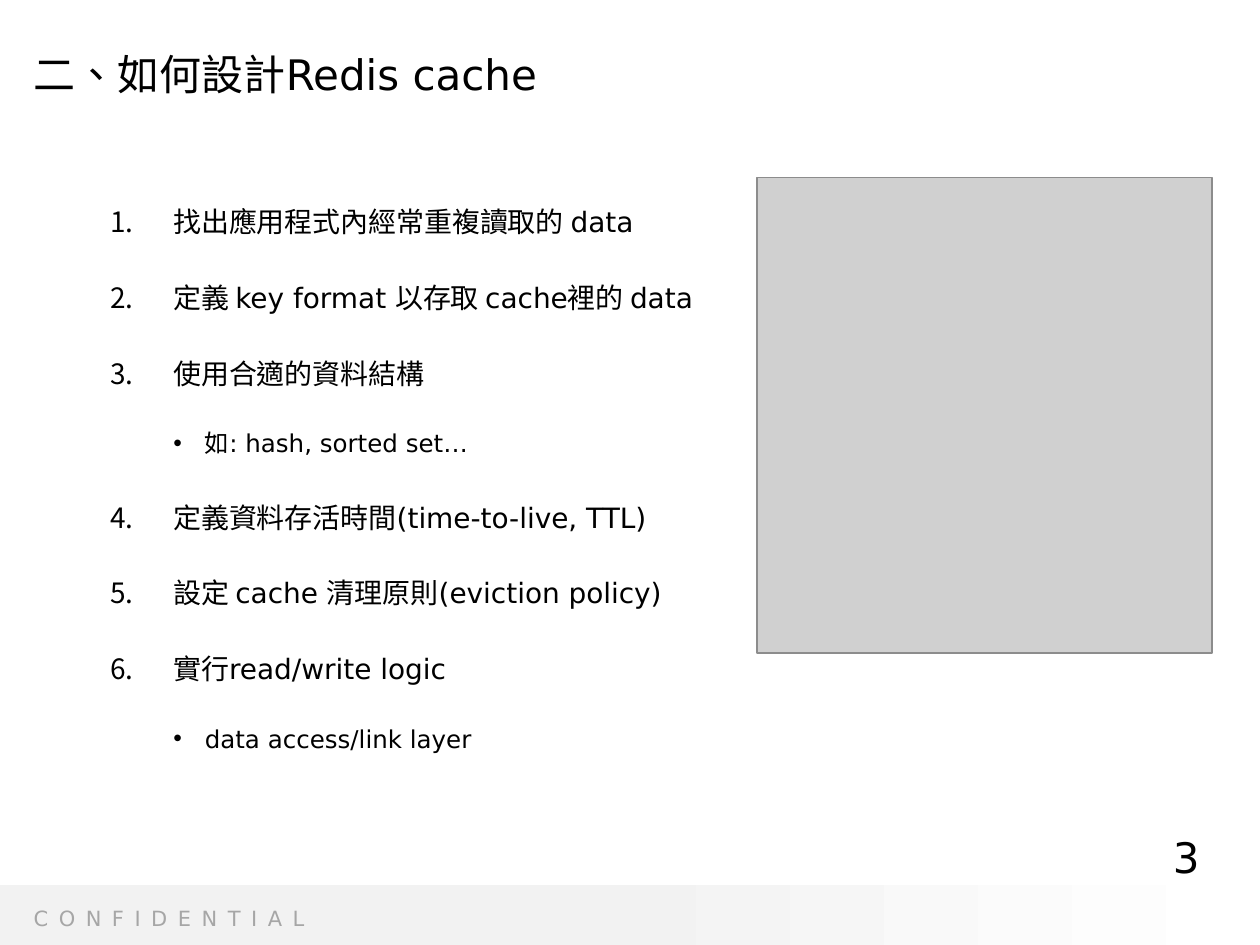
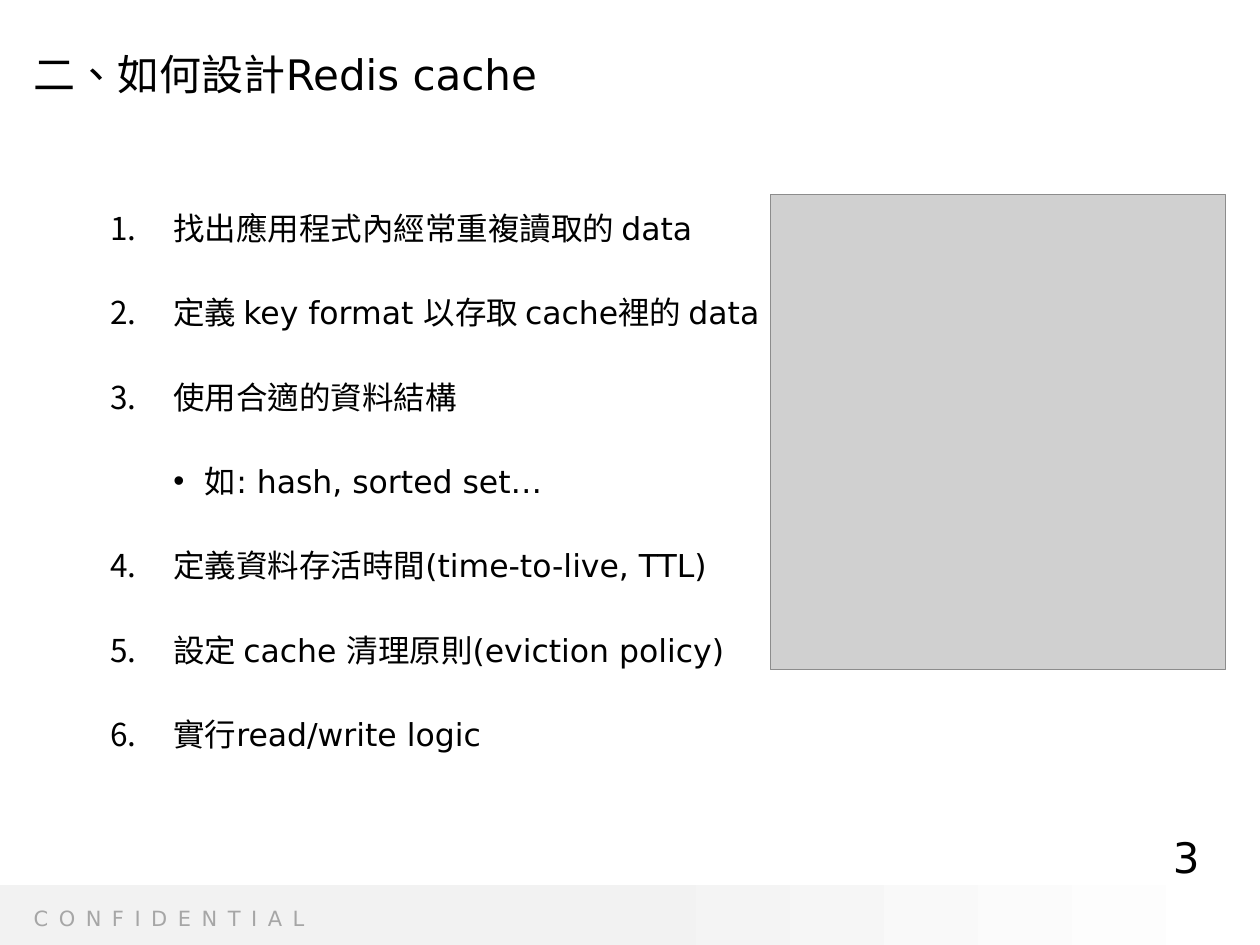
Before and after one commit to Radigogogo/redis, a slide deck: slide 10 of D69 Tech Sharing - Redis_v.2.pptx. Drawn at 1260x945 pixels with LibreOffice and Linux fonts; fonts in the diff are those of the drawing; grey boxes stand for pictures; background and template pictures are left out. Boxes give left, top, right and bottom in pixels: in the first picture for what was removed or moved away, otherwise in the second. Text is boxed around its words. In the diff, an @@ line names an element or a change of style, - is before the commit and + after.

```diff
--- a/D69 Tech Sharing - Redis_v.2.pptx
+++ b/D69 Tech Sharing - Redis_v.2.pptx
@@ text "找出應用程式內經常重複讀取的 data" at (173, 213, 759, 753): size 16 to 18 pt in "找出應用程式內經常重複讀取的 data", "定義 key format 以存取 cache裡的 data", "使用合適的資料結構", "定義資料存活時間(time-to-live, TTL)" and 2 more places; size 14 to 18 pt in "如: hash, sorted set…" @@
@@ picture: place and size @@
-picture at (757, 178, 1212, 653)
+picture at (770, 195, 1225, 670)
@@ text at (205, 729, 472, 753): paragraph removed @@
-    • data access/link layer
```
Also in this commit, not shown: 7 other slides changed, 3 slides added, 1 slide removed.
